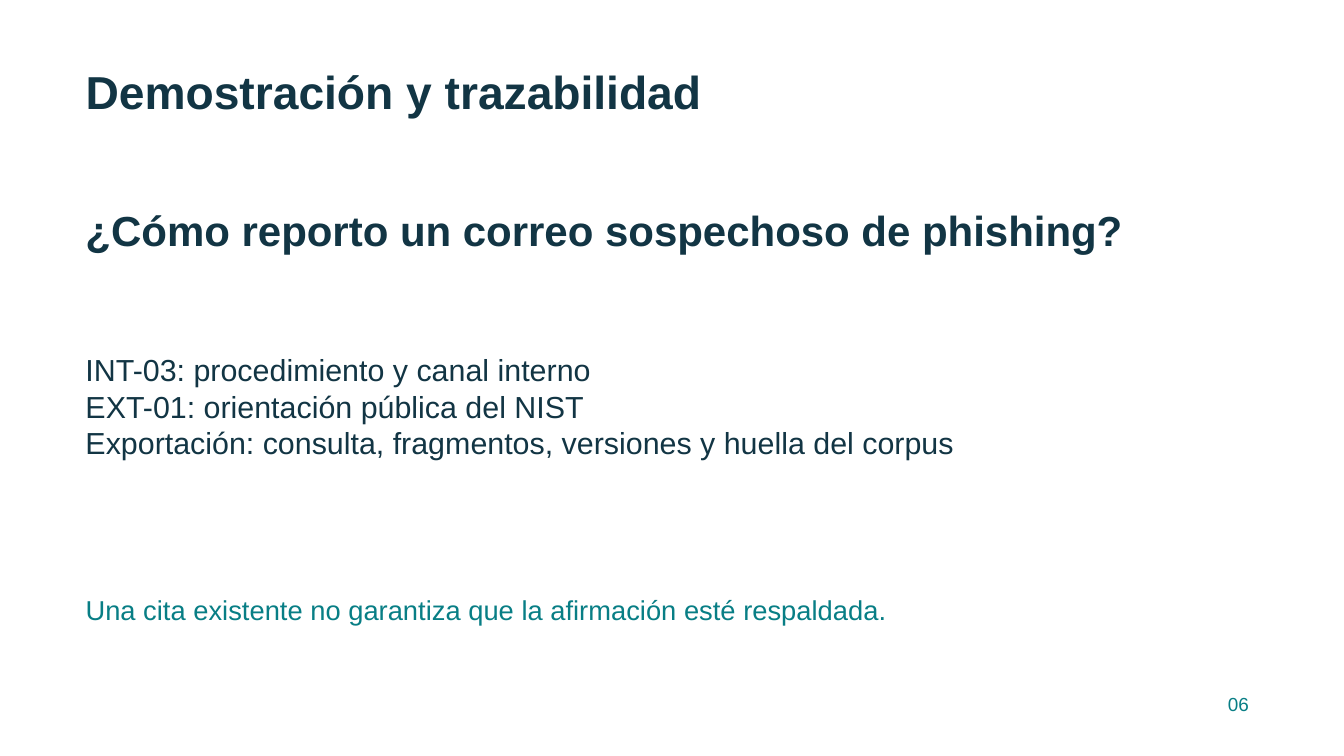
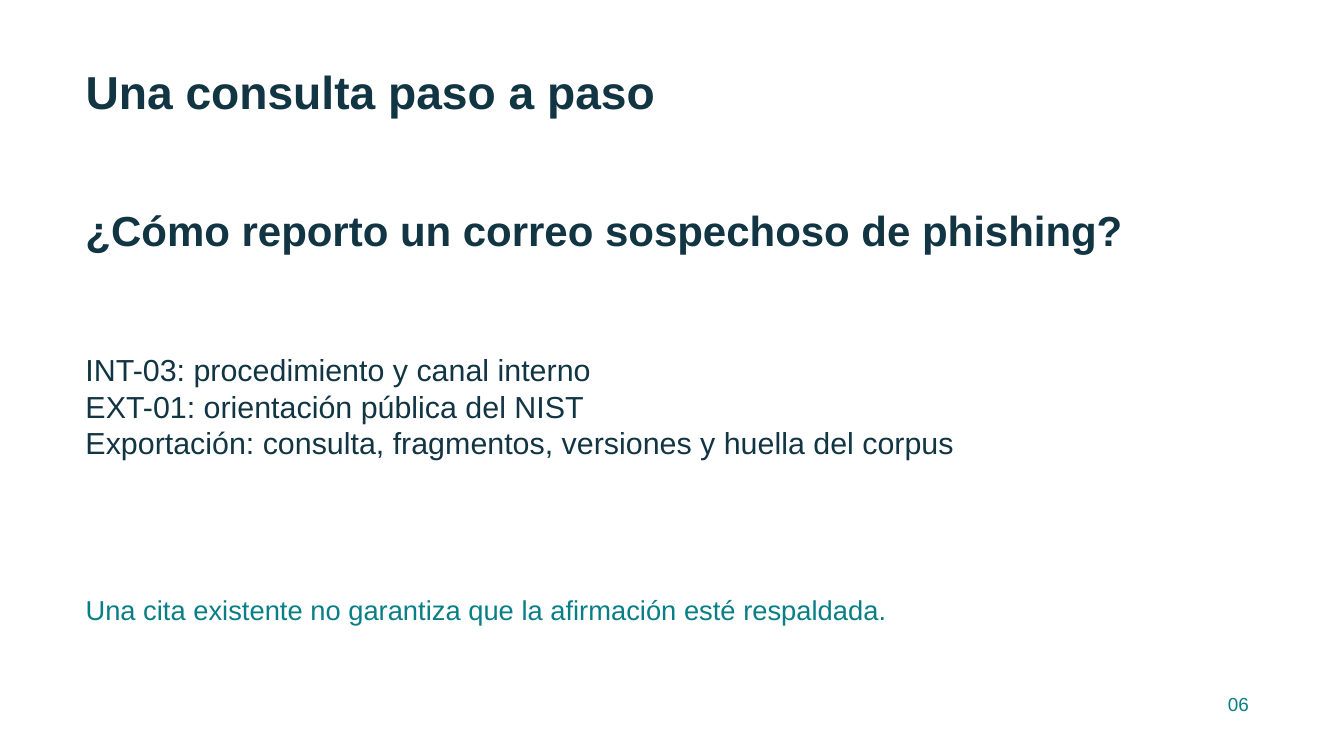
Before and after one commit to Danipez/Nexo-Soporte, a slide deck: slide 6 of entregables/presentacion.pptx. Drawn at 1344x756 pixels with LibreOffice and Linux fonts; fonts in the diff are those of the drawing. Boxes give left, top, right and bottom in pixels: in the first picture for what was removed or moved away, otherwise in the second. Text is boxed around its words. In the diff, an @@ line names an element or a change of style, - is before the commit and + after.

```diff
--- a/entregables/presentacion.pptx
+++ b/entregables/presentacion.pptx
@@ text at (x1=86, y1=75, x2=655, y2=119): text changed @@
-Demostración y trazabilidad
+Una consulta paso a paso
```
Also in this commit, not shown: 6 other slides changed, 24 other files.
